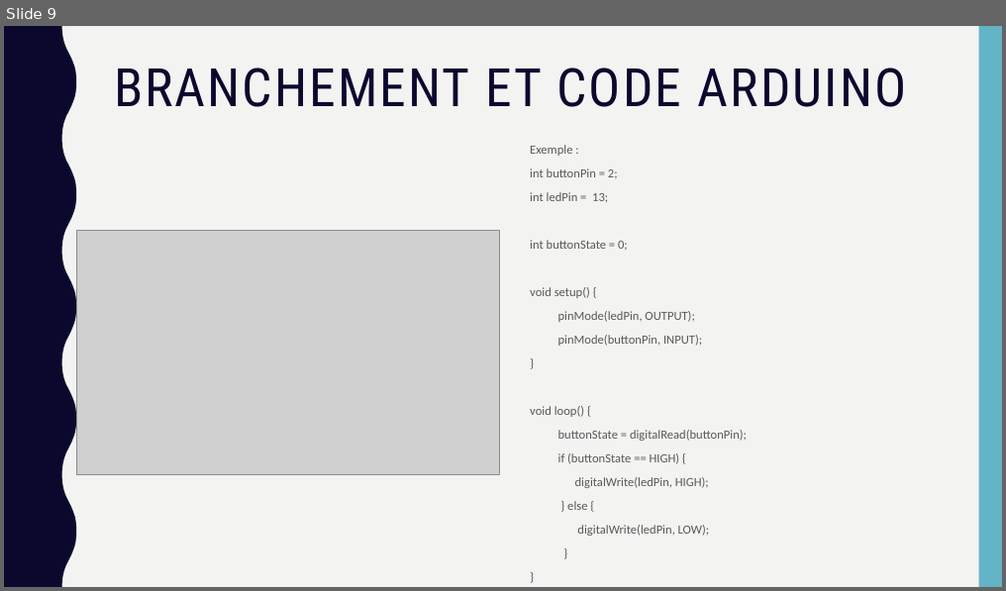
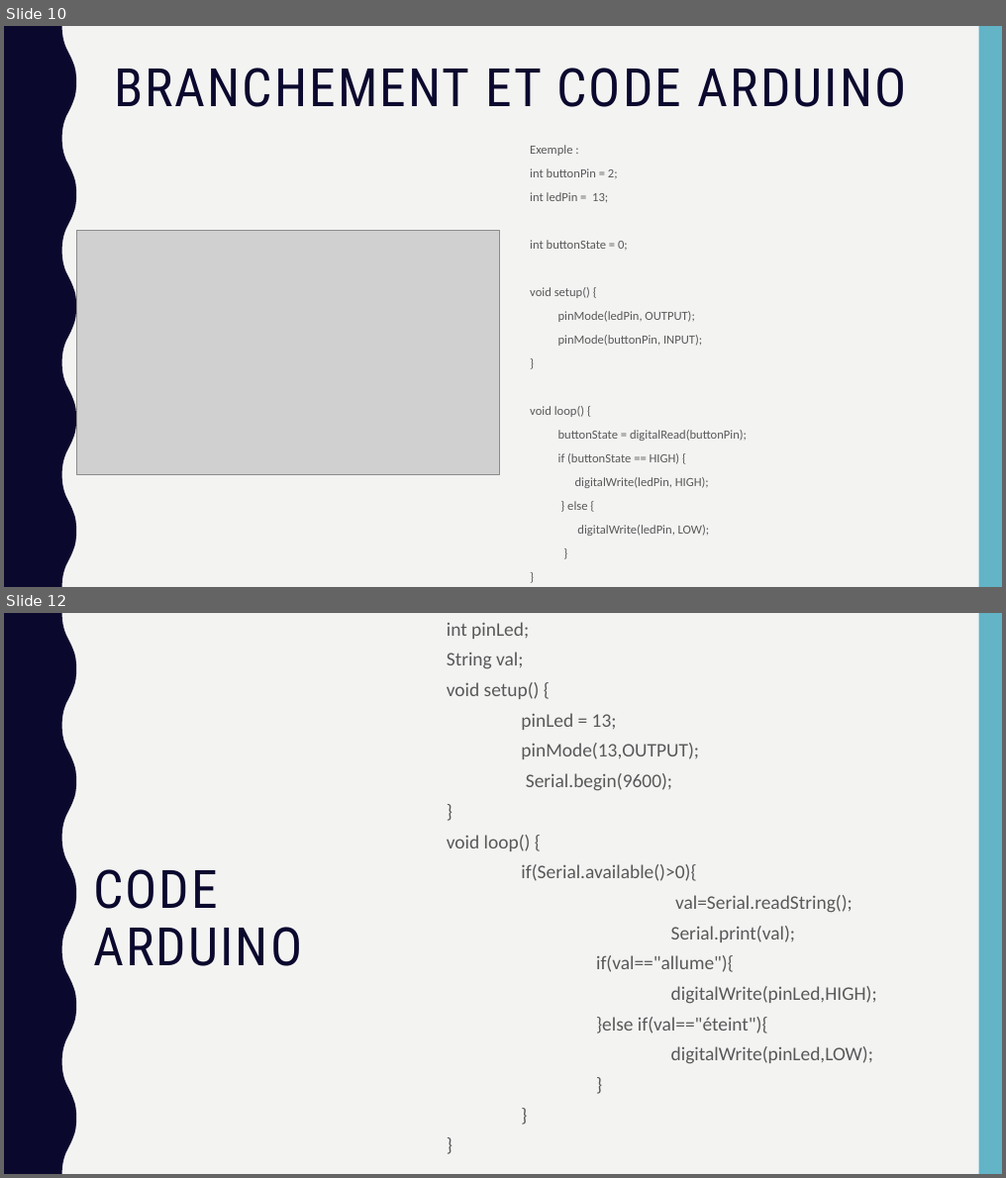
Before and after one commit to PandaPoPy/arduino_thinkcode, a slide deck: cours/Irondelle.pptx. Shown one above the other, each under a label of ours: slide 9 before the commit, slides 10 and 12 after it; the slides between them are not shown. The pictures are 1006x591 and 1006x1178 pixels, drawn with LibreOffice and Linux fonts; fonts in the diff are those of the drawing; grey boxes stand for pictures. Boxes give left, top, right and bottom in pixels: in the first picture for what was removed or moved away, otherwise in the second. Text is boxed around its words. In the diff, an @@ line names an element or a change of style, - is before the commit and + after.

```diff
--- a/cours/Irondelle.pptx
+++ b/cours/Irondelle.pptx
@@ slide 12 added at bbox=[4, 613, 1002, 1174], background #F3F3F2; not listed: 2 template elements that a slide beside it also shows @@
@@ text added at bbox=[447, 622, 877, 1064], 18.5 pt, text #595959 @@
+int pinLed;
+String val;
+void setup() {
+pinLed = 13;
+pinMode(13,OUTPUT);
+Serial.begin(9600);
+}
+void loop() {
+if(Serial.available()>0){
+val=Serial.readString();
+Serial.print(val);
+if(val=="allume"){
+digitalWrite(pinLed,HIGH);
+}else if(val=="éteint"){
+digitalWrite(pinLed,LOW);
+}
+}
+}
@@ title added at bbox=[93, 869, 302, 966], 51 pt, text #0B082E @@
+CODE ARDUINO
@@ what was slide 9 is now slide 10 @@
```
Also in this commit, not shown: 2 slides changed, 2 other slides added, 2 other files.
